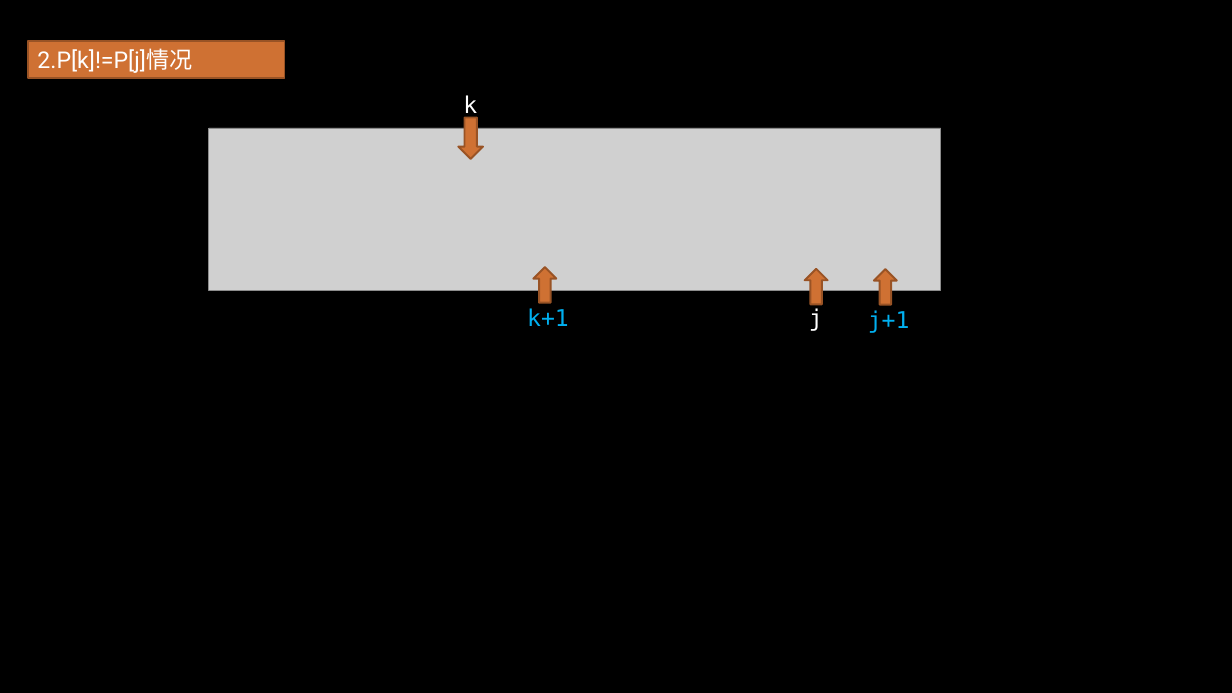
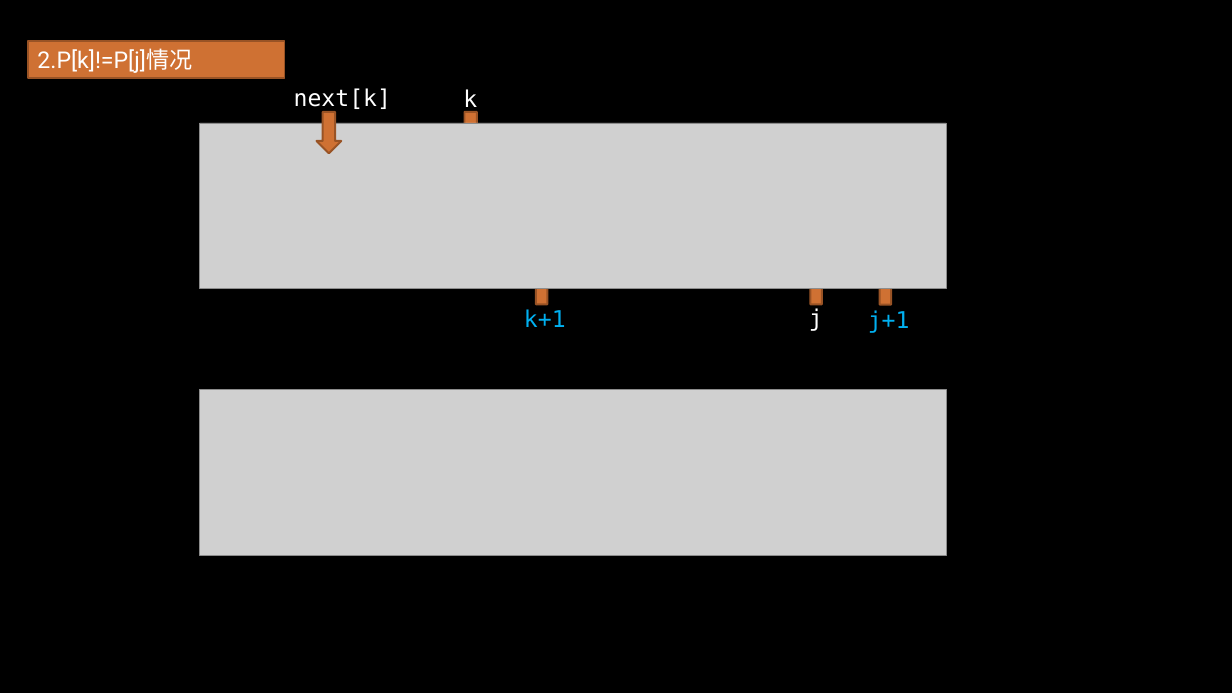
Before and after one commit to gzshawnliang/competitive-programming, a slide deck: slide 11 of doc/Other/KMP算法.pptx. Drawn at 1232x693 pixels with LibreOffice and Linux fonts; fonts in the diff are those of the drawing; grey boxes stand for pictures; background and template pictures are left out. Boxes give left, top, right and bottom in pixels: in the first picture for what was removed or moved away, otherwise in the second. Text is boxed around its words. In the diff, an @@ line names an element or a change of style, - is before the commit and + after.

```diff
--- a/doc/Other/KMP算法.pptx
+++ b/doc/Other/KMP算法.pptx
@@ text added at [294, 88, 391, 112], 18 pt, text #FFFFFF @@
+next[k]
@@ text "k": place and size @@
-text "k" at [463, 95, 477, 119]
+text "k" at [463, 89, 477, 113]
@@ down arrow added at [317, 112, 342, 153], fill #CF7133, outline #995426 1.5 pt @@
@@ down arrow: place and size @@
-down arrow at [458, 117, 483, 159]
+down arrow at [458, 112, 483, 153]
@@ picture: place and size @@
-picture at [209, 128, 941, 291]
+picture at [200, 123, 946, 288]
@@ picture added at [200, 390, 946, 555] @@
```
Also in this commit, not shown: 1 other slide changed, 2 other files.
